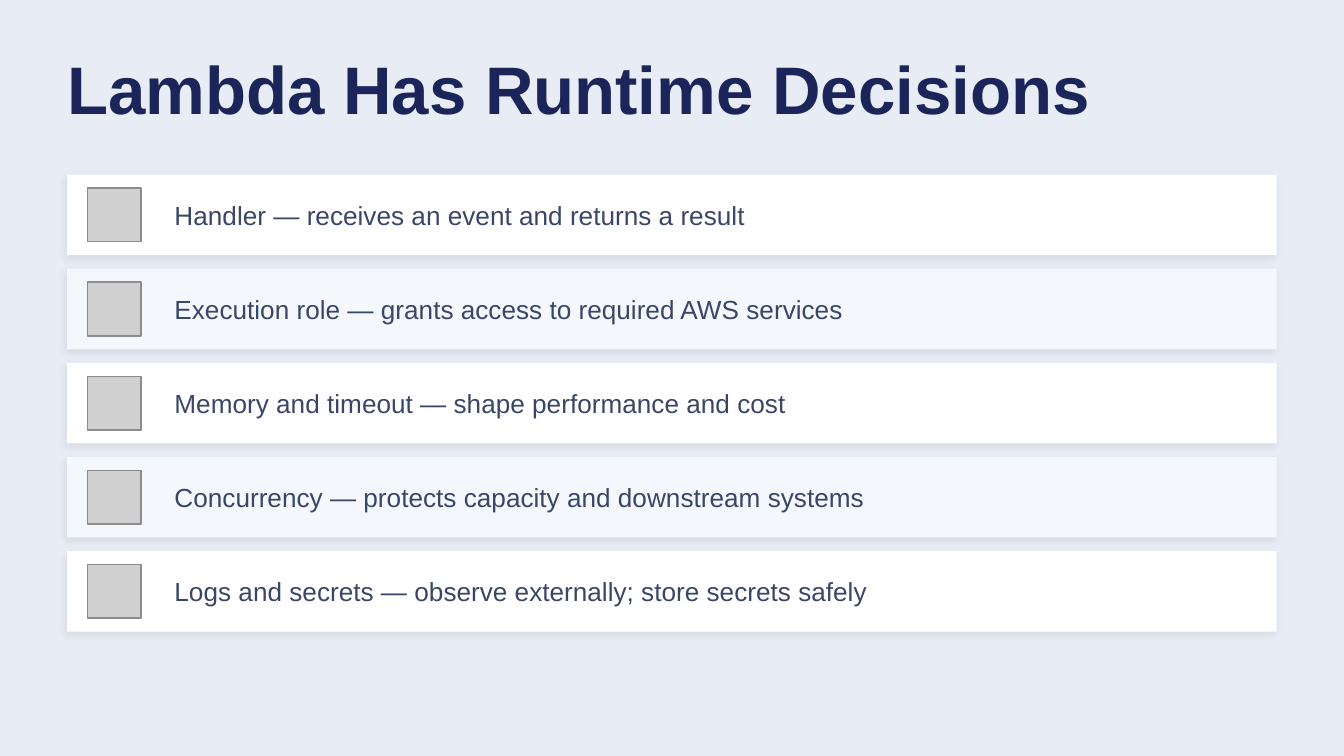
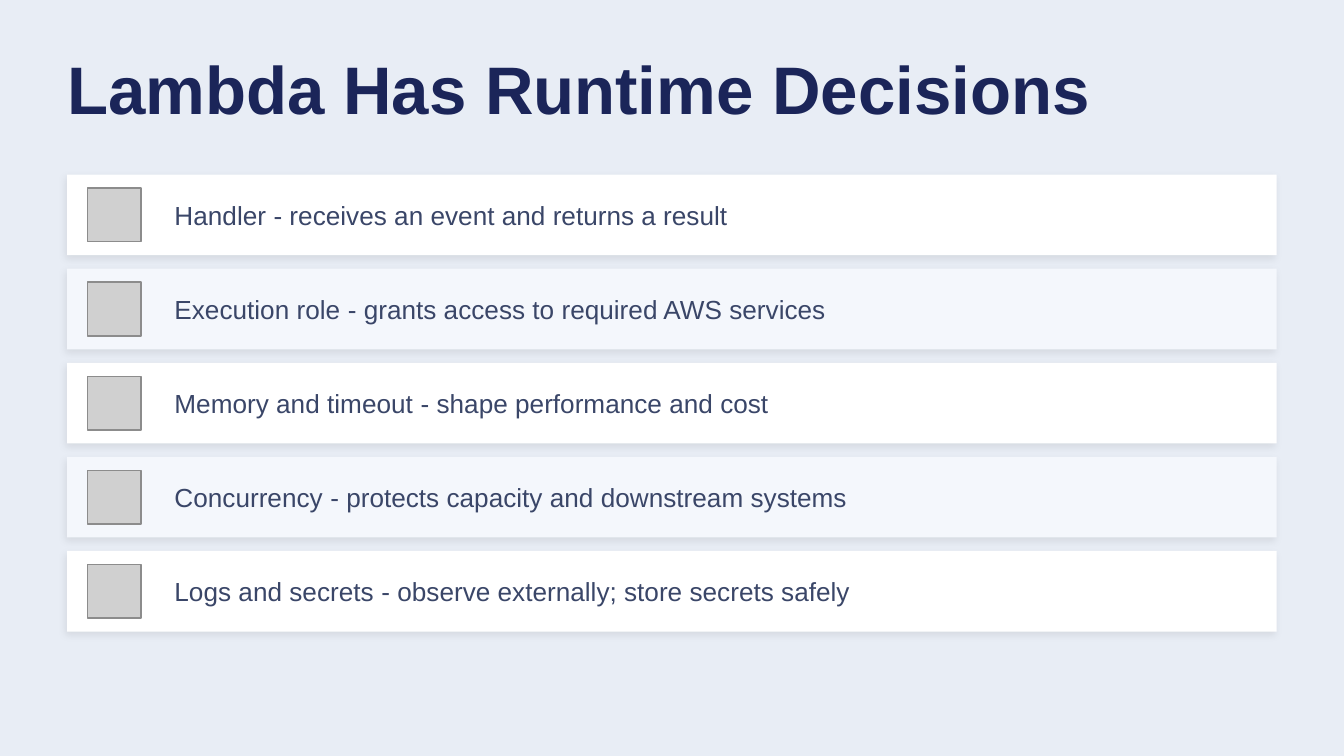
Before and after one commit to Saro-87/PPMCAD16B, a slide deck: slide 12 of 05-AWS-Arch/05-AWS-Architecture-Design-and-Implementation.pptx. Drawn at 1344x756 pixels with LibreOffice and Linux fonts; fonts in the diff are those of the drawing; grey boxes stand for pictures. Boxes give left, top, right and bottom in pixels: in the first picture for what was removed or moved away, otherwise in the second. Text is boxed around its words. In the diff, an @@ line names an element or a change of style, - is before the commit and + after.

```diff
--- a/05-AWS-Arch/05-AWS-Architecture-Design-and-Implementation.pptx
+++ b/05-AWS-Arch/05-AWS-Architecture-Design-and-Implementation.pptx
@@ text at (174, 206, 727, 226): text changed @@
-Handler — receives an event and returns a result
+Handler - receives an event and returns a result
@@ text at (174, 300, 825, 325): text changed @@
-Execution role — grants access to required AWS services
+Execution role - grants access to required AWS services
@@ text at (174, 394, 768, 419): text changed @@
-Memory and timeout — shape performance and cost
+Memory and timeout - shape performance and cost
@@ text at (174, 488, 847, 513): text changed @@
-Concurrency — protects capacity and downstream systems
+Concurrency - protects capacity and downstream systems
@@ text at (174, 582, 849, 607): text changed @@
-Logs and secrets — observe externally; store secrets safely
+Logs and secrets - observe externally; store secrets safely
```
Also in this commit, not shown: 2 other slides changed, 1 slide removed, 4 other files.
